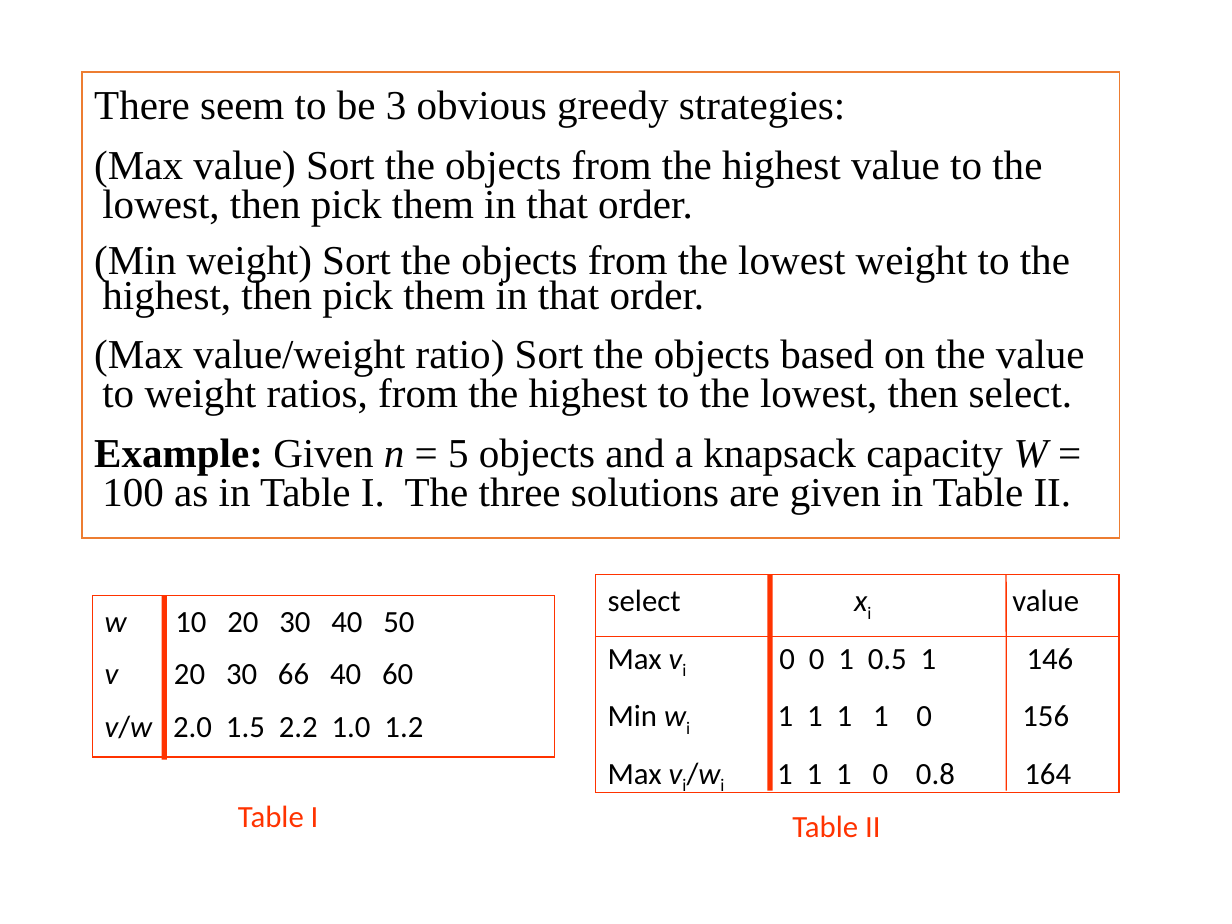
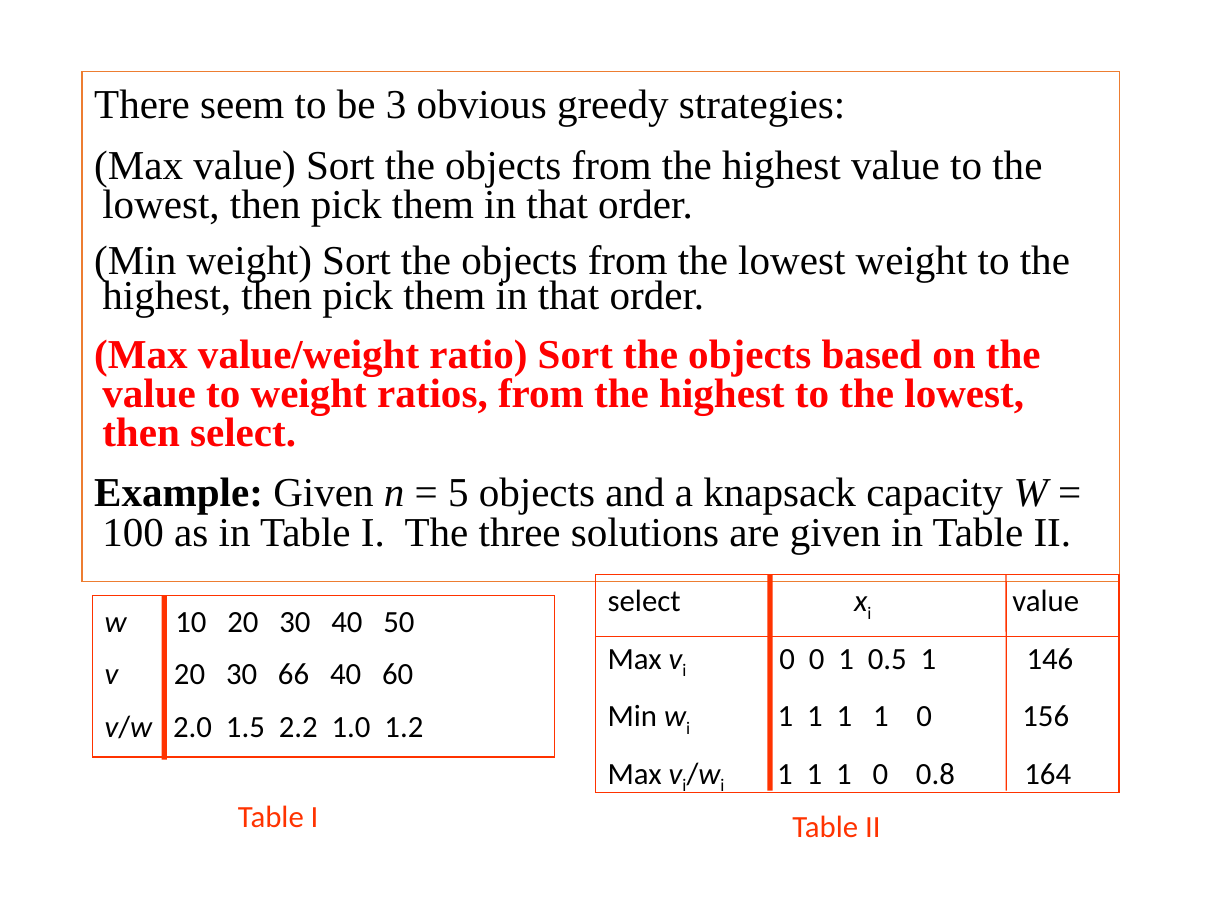
Before and after one commit to munif/paa-2, a slide deck: slide 42 of 161702/presentation/10 - Greedy Algorithm 2/10. Greedy Algorithm (2).pptx. Drawn at 1232x924 pixels with LibreOffice and Linux fonts; fonts in the diff are those of the drawing. Boxes give left, top, right and bottom in pixels: in the first picture for what was removed or moved away, otherwise in the second. Text is boxed around its words. In the diff, an @@ line names an element or a change of style, - is before the commit and + after.

```diff
--- a/161702/presentation/10 - Greedy Algorithm 2/10. Greedy Algorithm (2).pptx
+++ b/161702/presentation/10 - Greedy Algorithm 2/10. Greedy Algorithm (2).pptx
@@ rectangle "There seem to be 3 ...": place and size @@
-rectangle "There seem to be 3 ..." at bbox=[83, 71, 1120, 537]
+rectangle "There seem to be 3 ..." at bbox=[83, 71, 1120, 582]
@@ text in rectangle at bbox=[94, 339, 1041, 447]: text colour #000000 to #FF0000, bold on in "(Max value/weight ratio) Sort the objects based ..." @@
```
Also in this commit, not shown: 3 other files.
